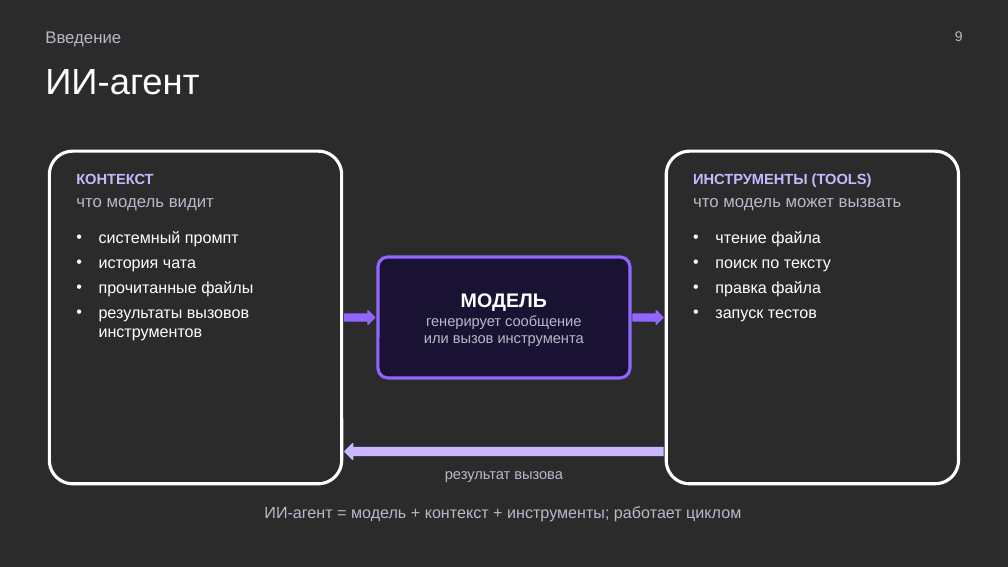
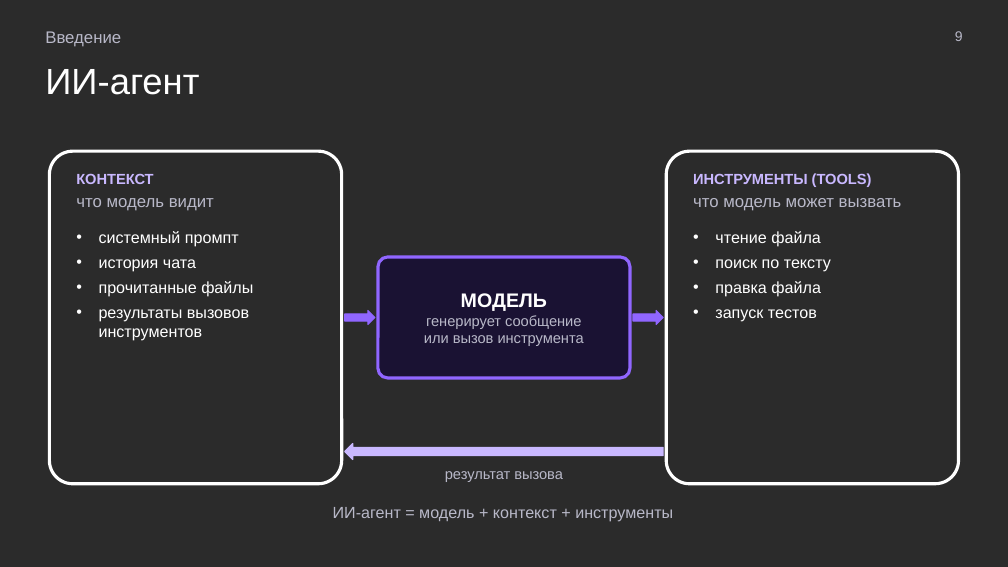
Before and after one commit to MchKosticyn/ide-refactoring-in-ai-agents, a slide deck: slide 9 of Доклад_ Рефакторинг в ИИ-агентах.pptx. Drawn at 1008x567 pixels with LibreOffice and Linux fonts; fonts in the diff are those of the drawing; background and template pictures are left out; a plain dark background stands for a picture behind light text. Boxes give left, top, right and bottom in pixels: in the first picture for what was removed or moved away, otherwise in the second. Text is boxed around its words. In the diff, an @@ line names an element or a change of style, - is before the commit and + after.

Commit message:
Description before demo in each approach; no cross-approach text on approach slides; merge manual edits

```diff
--- a/Доклад_ Рефакторинг в ИИ-агентах.pptx
+++ b/Доклад_ Рефакторинг в ИИ-агентах.pptx
@@ text at (333, 507, 673, 521): text changed @@
-ИИ-агент = модель + контекст + инструменты; работает циклом
+ИИ-агент = модель + контекст + инструменты
```
Also in this commit, not shown: 12 other slides changed, 1 other file.
